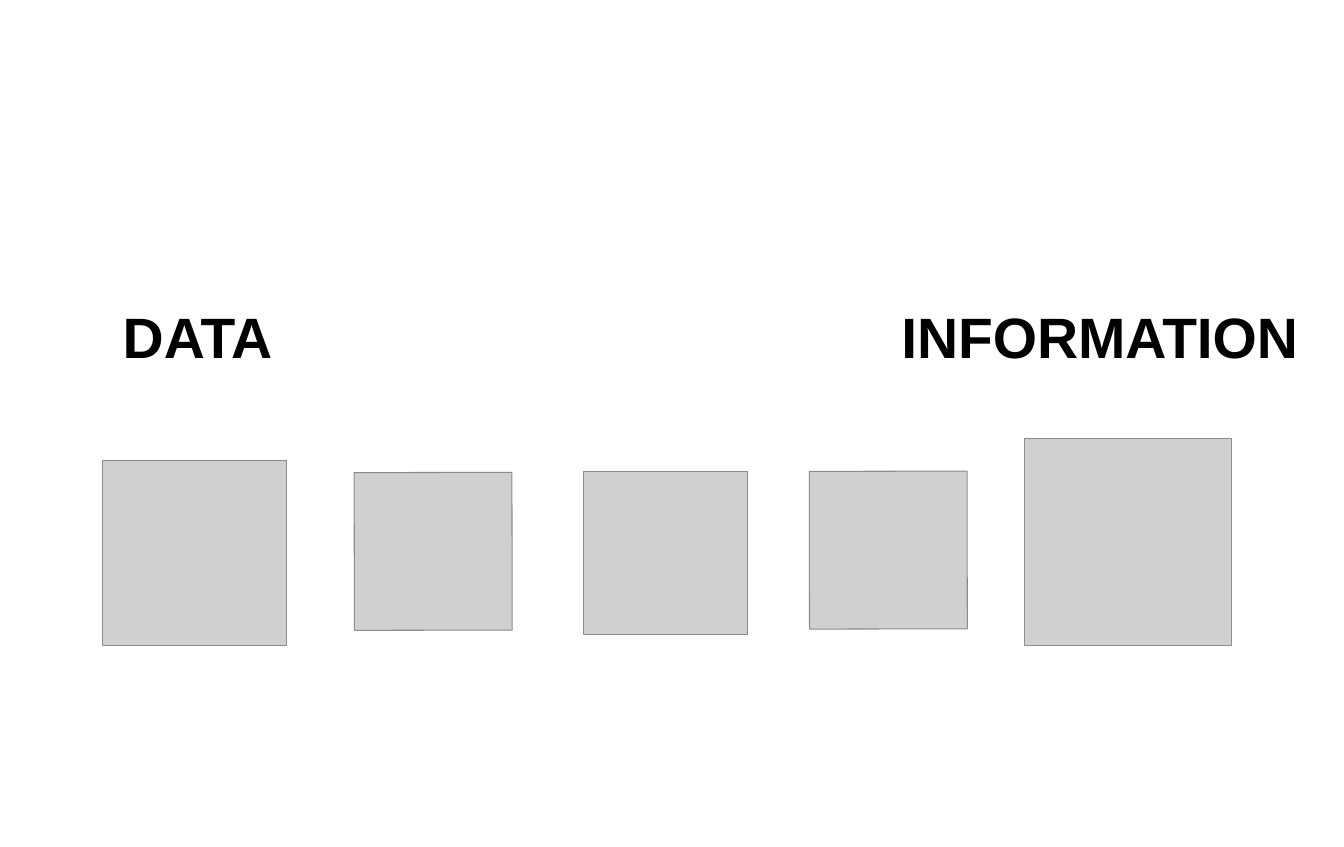
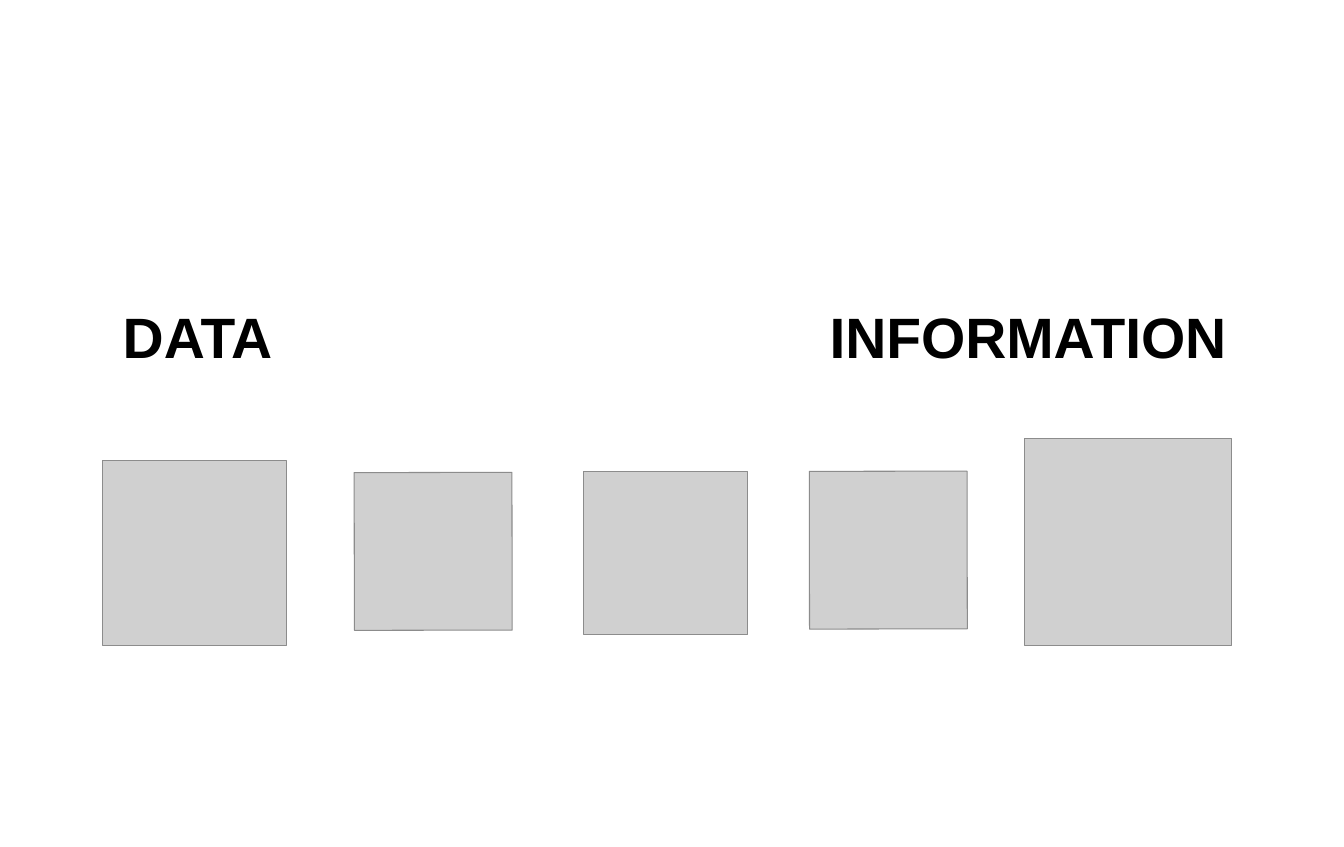
Before and after one commit to PabloMosUU/UssPython, a slide deck: slide 12 of LectureNotes/Module09/09 File IO and Error Handling presentation.odp (slide 11 before the commit). Drawn at 1344x847 pixels with LibreOffice and Linux fonts; fonts in the diff are those of the drawing; grey boxes stand for pictures; background and template pictures are left out. Boxes give left, top, right and bottom in pixels: in the first picture for what was removed or moved away, otherwise in the second. Text is boxed around its words. In the diff, an @@ line names an element or a change of style, - is before the commit and + after.

```diff
--- a/LectureNotes/Module09/09 File IO and Error Handling presentation.odp
+++ b/LectureNotes/Module09/09 File IO and Error Handling presentation.odp
@@ text "INFORMATION": place and size @@
-text "INFORMATION" at <box>901,318,1298,359</box>
+text "INFORMATION" at <box>830,318,1227,359</box>
```
Also in this commit, not shown: 2 other slides changed, 9 slides added, 8 slides removed, 4 other files.
